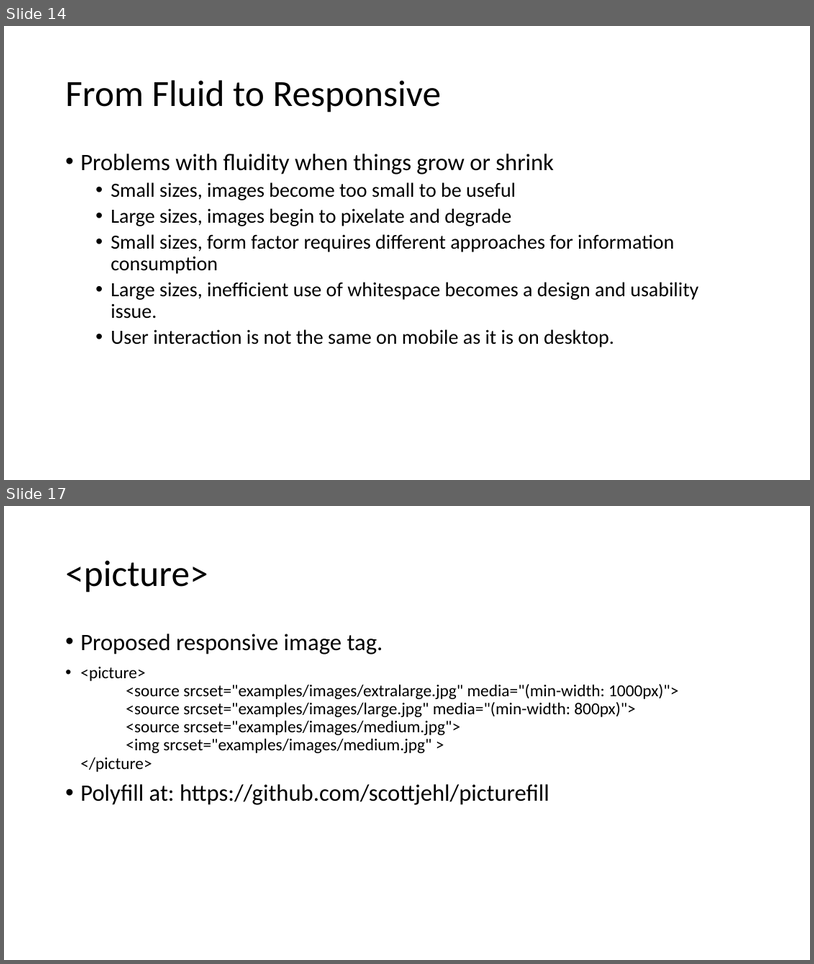
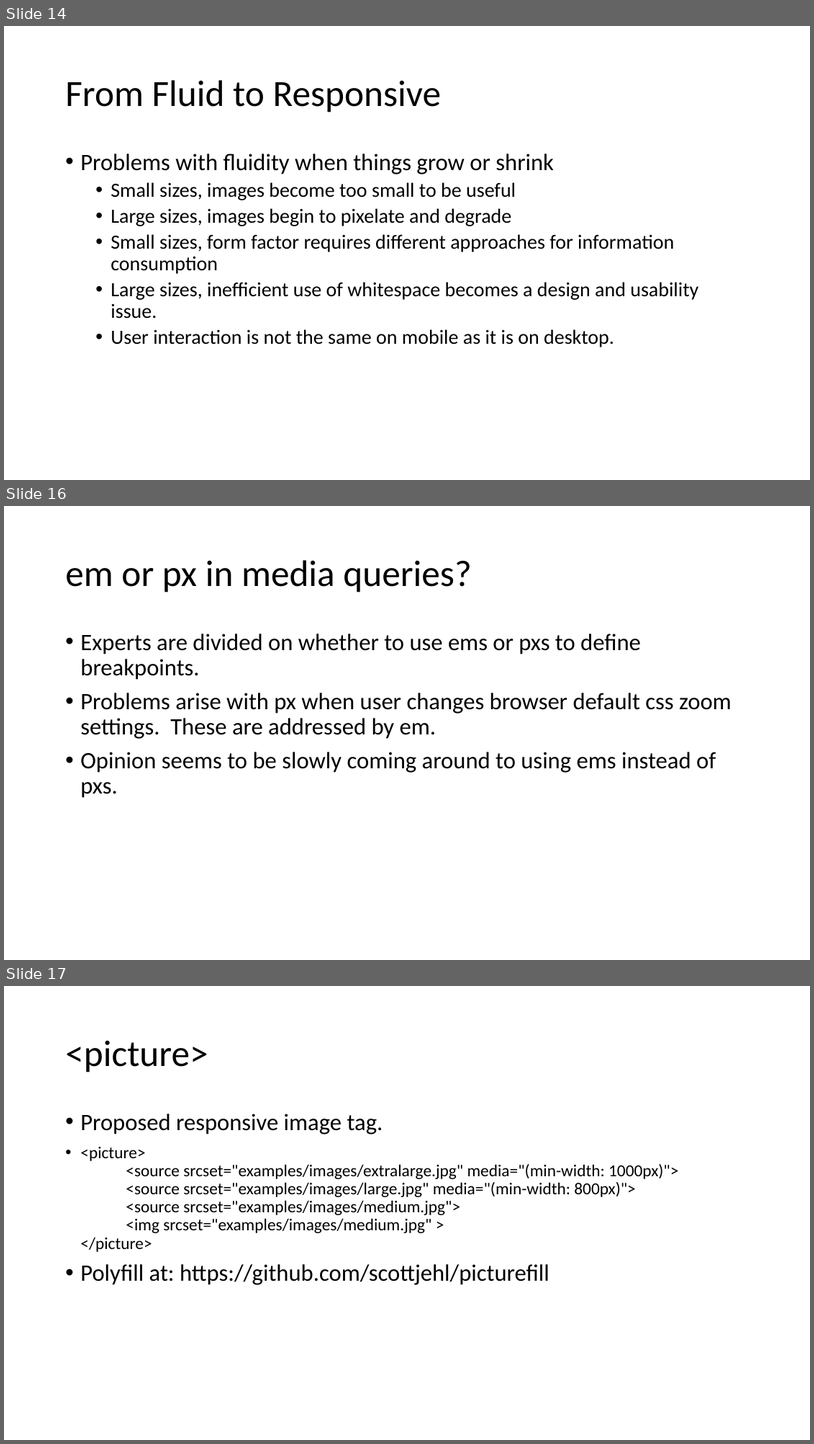
Before and after one commit to mlybrand/ResponsiveWebDesign, a slide deck: presentation/ResponsiveWebDesign.pptx. Shown one above the other, each under a label of ours: slides 14 and 17 before the commit, slides 14, 16 and 17 after it; the slides between them are not shown. The pictures are 814x964 and 814x1444 pixels, drawn with LibreOffice and Linux fonts; fonts in the diff are those of the drawing. Boxes give left, top, right and bottom in pixels: in the first picture for what was removed or moved away, otherwise in the second. Text is boxed around its words. In the diff, an @@ line names an element or a change of style, - is before the commit and + after.

```diff
--- a/presentation/ResponsiveWebDesign.pptx
+++ b/presentation/ResponsiveWebDesign.pptx
@@ slide 16 added at [4,506,810,960], background #FFFFFF @@
@@ title added at [65,560,471,592], 44 pt, text #000000 @@
+em or px in media queries?
@@ text added at [80,633,732,798], 28 pt, text #000000 @@
+• Experts are divided on whether to use ems or pxs to define breakpoints.
+• Problems arise with px when user changes browser default css zoom settings. These are addressed by em.
+• Opinion seems to be slowly coming around to using ems instead of pxs.
```
Also in this commit, not shown: 1 slide changed, 1 slide removed.
